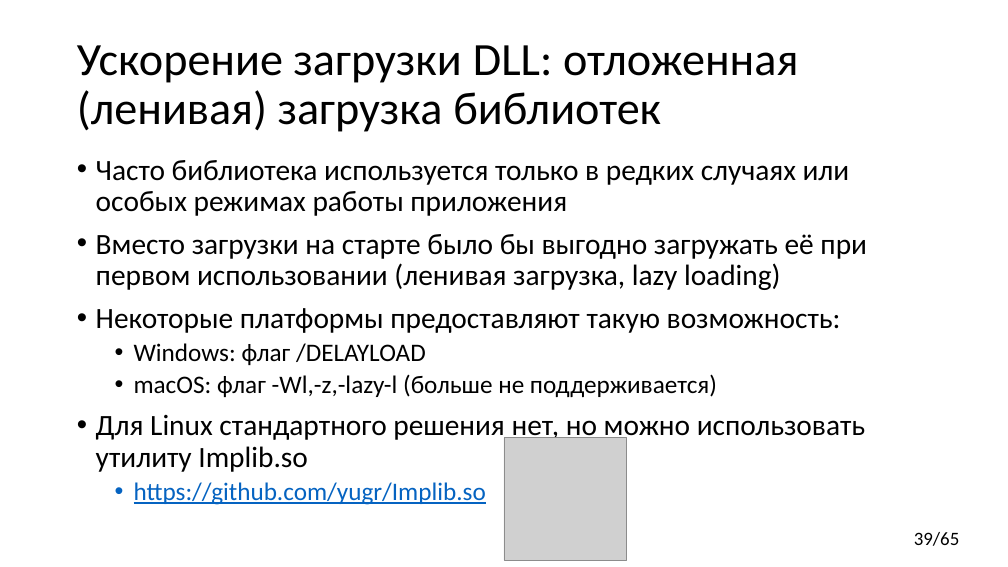
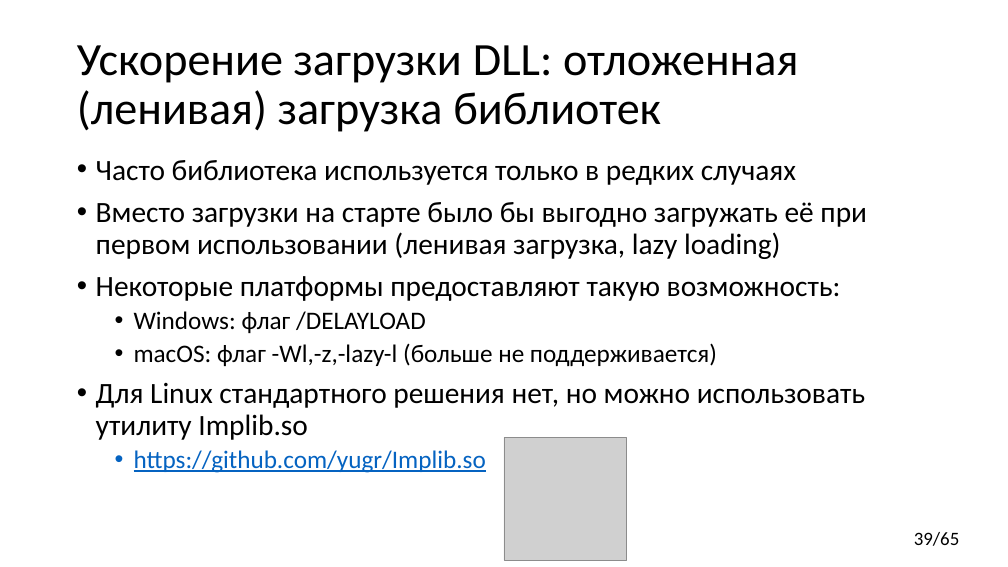
Before and after one commit to yugr/CppRussia, a slide deck: slide 39 of 2024/RU.pptx. Drawn at 1008x567 pixels with LibreOffice and Linux fonts; fonts in the diff are those of the drawing; grey boxes stand for pictures. Boxes give left, top, right and bottom in pixels: in the first picture for what was removed or moved away, otherwise in the second. Text is boxed around its words. In the diff, an @@ line names an element or a change of style, - is before the commit and + after.

```diff
--- a/2024/RU.pptx
+++ b/2024/RU.pptx
@@ text at [96, 160, 796, 185]: text changed @@
-• Часто библиотека используется только в редких случаях или особых режимах работы приложения
+• Часто библиотека используется только в редких случаях
```
Also in this commit, not shown: 24 other slides changed.
